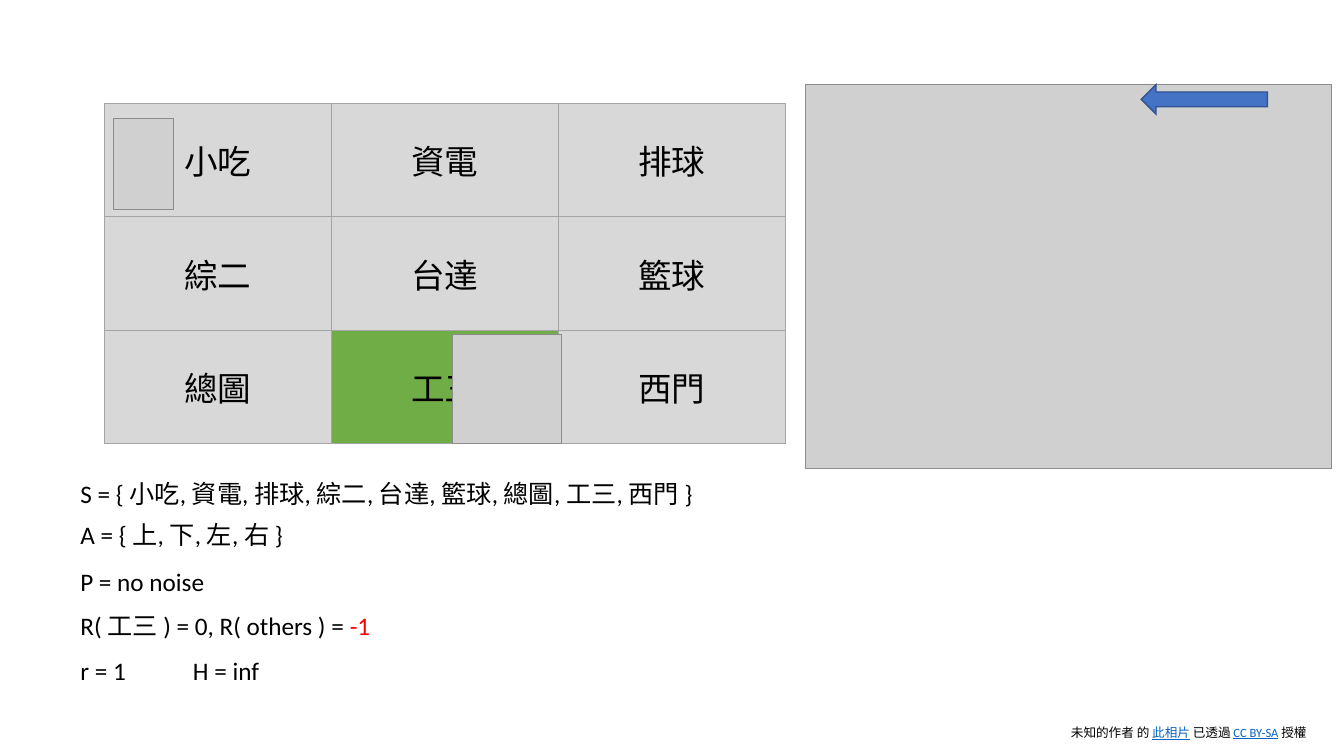
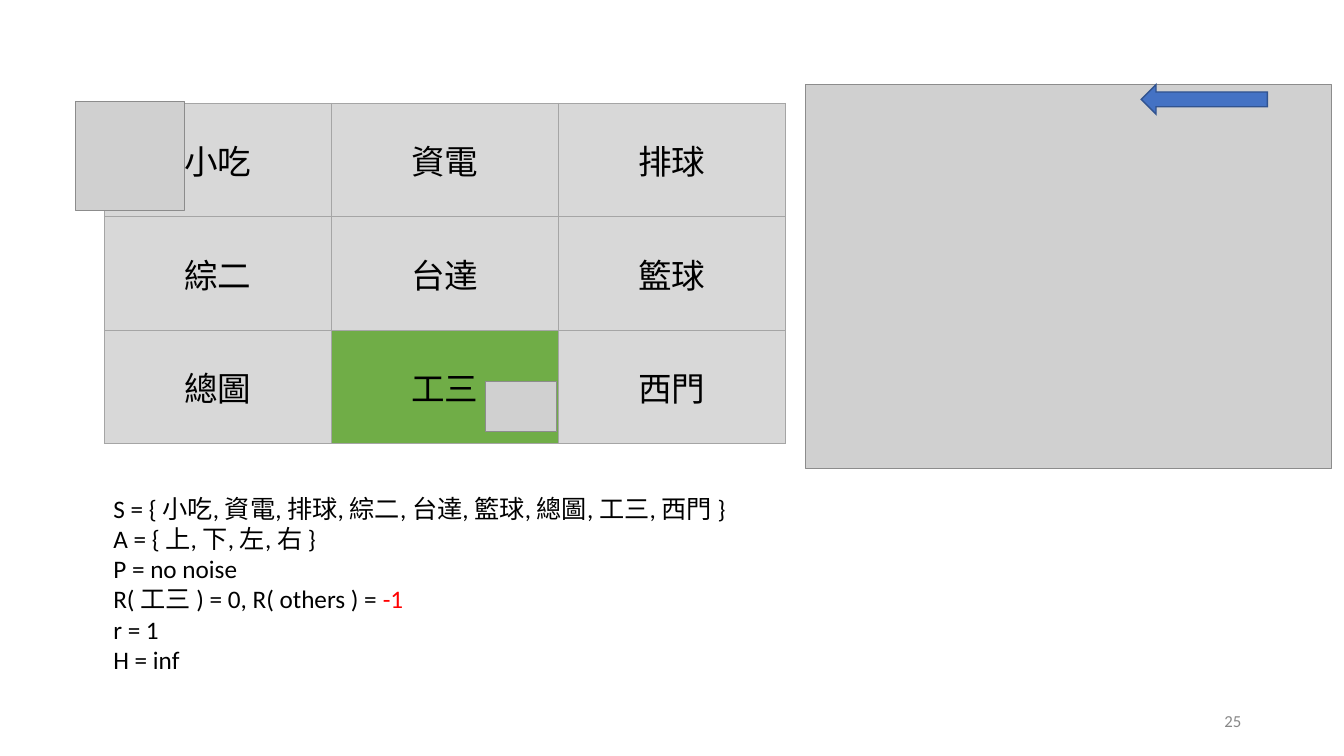
Before and after one commit to nthu-datalab/ml, a slide deck: slide 26 of labs/14_Q-Learning/14_Q-Learning_slide.pptx (slide 19 before the commit). Drawn at 1344x756 pixels with LibreOffice and Linux fonts; fonts in the diff are those of the drawing; grey boxes stand for pictures. Boxes give left, top, right and bottom in pixels: in the first picture for what was removed or moved away, otherwise in the second. Text is boxed around its words. In the diff, an @@ line names an element or a change of style, - is before the commit and + after.

```diff
--- a/labs/14_Q-Learning/14_Q-Learning_slide.pptx
+++ b/labs/14_Q-Learning/14_Q-Learning_slide.pptx
@@ picture added at [76, 102, 185, 211] @@
@@ table: place and size @@
-table at [105, 104, 785, 435]
+table at [105, 104, 785, 444]
@@ picture removed at [113, 119, 173, 210] @@
@@ picture removed at [453, 335, 562, 444] @@
@@ picture added at [486, 381, 558, 432] @@
@@ text "S = { 小吃, 資電, ...": place and size @@
-text "S = { 小吃, 資電, ..." at [80, 481, 679, 506]
+text "S = { 小吃, 資電, ..." at [113, 496, 712, 669]
@@ text removed at [80, 523, 269, 547] @@
-A = { 上, 下, 左, 右 }
@@ text at [113, 527, 403, 669]: paragraphs added @@
+A = { 上, 下, 左, 右 }
+P = no noise
+R( 工三 ) = 0, R( others ) = -1
+r = 1
+H = inf
@@ text removed at [80, 573, 204, 592] @@
-P = no noise
@@ text removed at [80, 616, 370, 639] @@
-R( 工三 ) = 0, R( others ) = -1
@@ text removed at [80, 663, 126, 680] @@
-r = 1
@@ text removed at [193, 662, 260, 680] @@
-H = inf
@@ page number added at [1224, 716, 1241, 727], 12 pt, text #888888 @@
+25
@@ text removed at [1071, 726, 1306, 740] @@
-未知的作者 的 此相片 已透過 CC BY-SA 授權
```
Also in this commit, not shown: 33 other slides changed, 3 slides removed, 5 other files.
